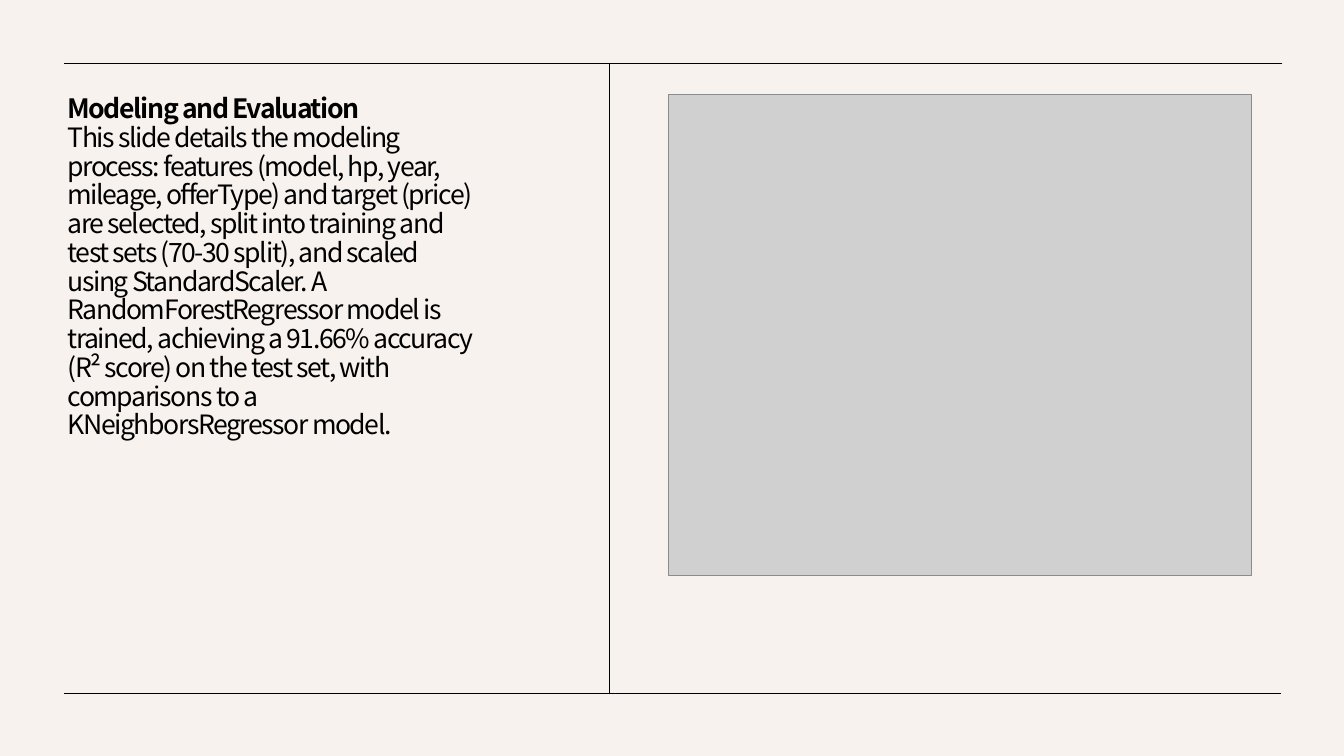
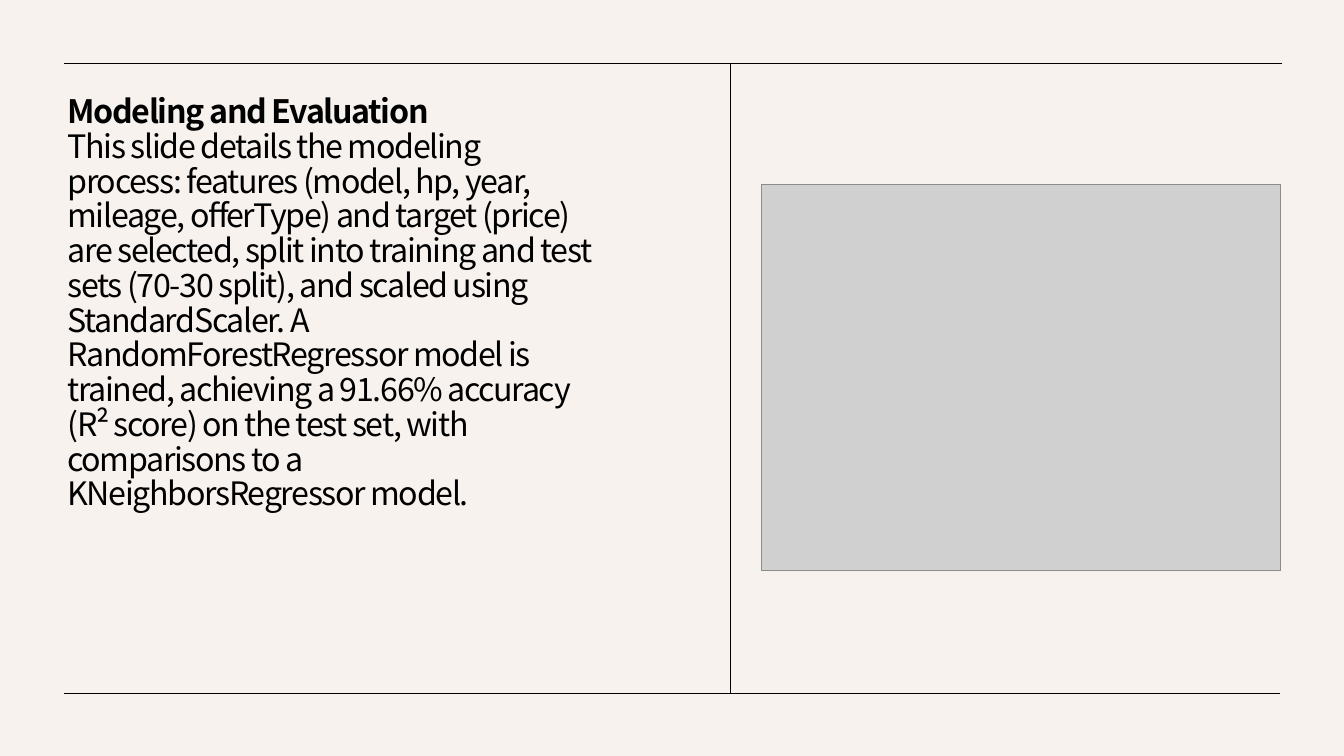
Before and after one commit to AbdallhOmran/Used-car-prices, a slide deck: slide 13 of Cars price.pptx. Drawn at 1344x756 pixels with LibreOffice and Linux fonts; fonts in the diff are those of the drawing; grey boxes stand for pictures. Boxes give left, top, right and bottom in pixels: in the first picture for what was removed or moved away, otherwise in the second. Text is boxed around its words. In the diff, an @@ line names an element or a change of style, - is before the commit and + after.

```diff
--- a/Cars price.pptx
+++ b/Cars price.pptx
@@ line moved from (609, 64) - (609, 694) to (731, 64) - (731, 694) @@
@@ title "Modeling and Evaluation This slide ..." at <box>68,97,593,513</box>: size 19 to 23 pt @@
@@ picture: place and size @@
-picture at <box>668,94,1252,576</box>
+picture at <box>761,185,1281,572</box>
```
Also in this commit, not shown: 1 other file.
